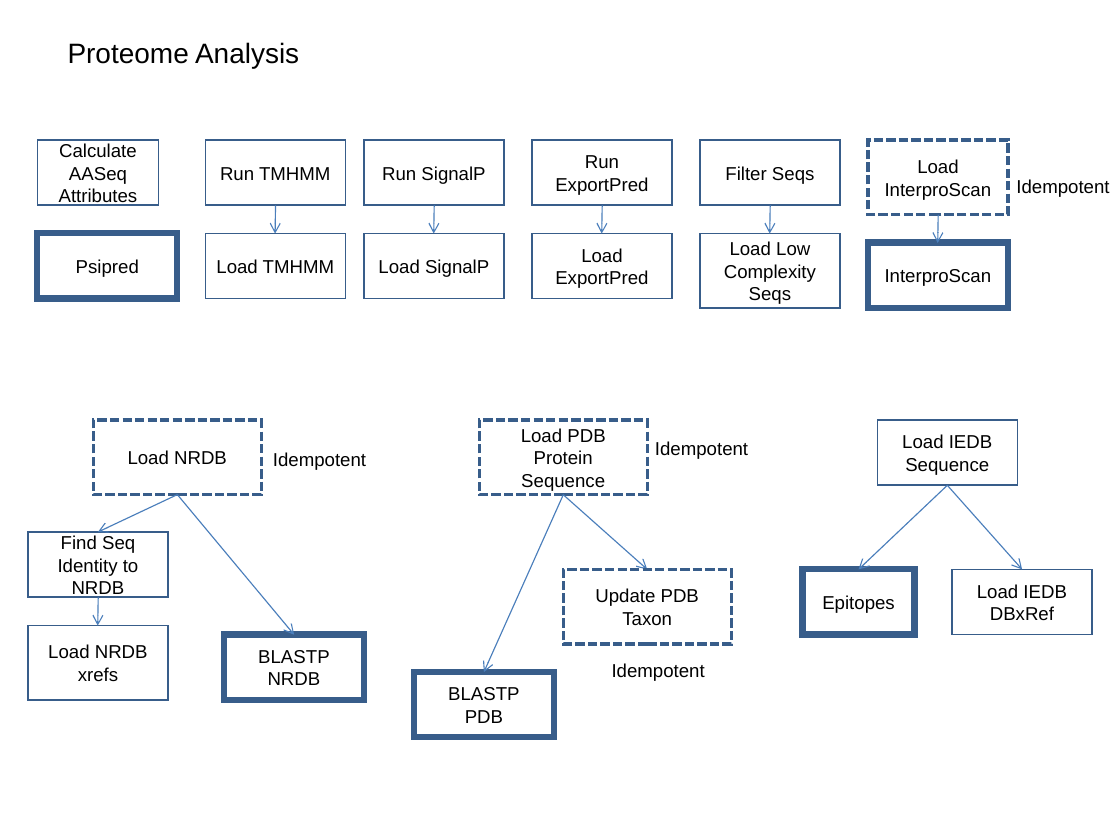
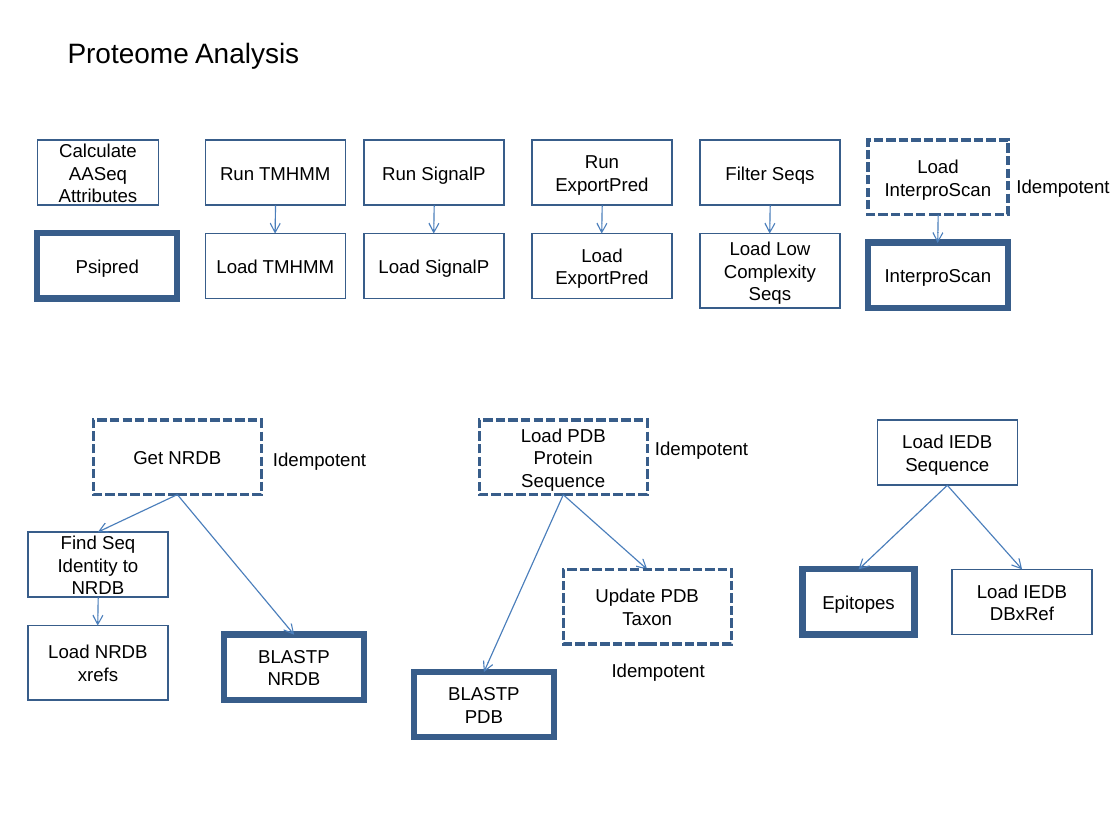
Before and after one commit to VEuPathDB/ApiCommonWorkflow, a slide deck: slide 8 of Main/doc/IntegratedWorkflow.ppt. Drawn at 1120x840 pixels with LibreOffice and Linux fonts; fonts in the diff are those of the drawing. Boxes give left, top, right and bottom in pixels: in the first picture for what was removed or moved away, otherwise in the second. Text is boxed around its words. In the diff, an @@ line names an element or a change of style, - is before the commit and + after.

```diff
--- a/Main/doc/IntegratedWorkflow.ppt
+++ b/Main/doc/IntegratedWorkflow.ppt
@@ text in rectangle at (133,451,221,465): text changed @@
-Load NRDB
+Get NRDB
```
Also in this commit, not shown: 7 other slides changed.
